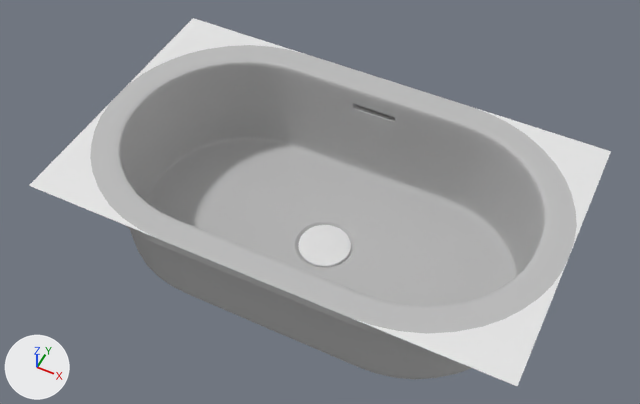
The glTF model public/models-new/SR-14.glb, before and after one commit.
One viewpoint serves both versions: a 50 mm lens placed at (0.288, -0.588, 0.762), pointed at (-0.012, 0.011, 0.013). Every picture has the same lights, and +X, +Y and +Z are marked at lower left. The first picture is the older version. Where no turn or scale is listed for an object, it has been applied to the vertices.

The scene before the commit, as lines of its bpy script (objects in view):
```python
me_border_001 = bpy.data.meshes.new('border.001')
me_border_001.from_pydata(...)  # 96 vertices, 49 faces; spans x -0.264..0.264, y -0.161..0.16, z 0.168
me_mesh_001 = bpy.data.meshes.new('Mesh.001')
me_mesh_001.from_pydata(...)  # 762 vertices, 1520 faces; spans x -0.0307..0.0308, y -0.0309..0.0309, z -0.0046..0.0
me_mesh_001.materials.append(mat_drain_cap)  # white #e7e7e7
me_mesh_002 = bpy.data.meshes.new('Mesh.002')
me_mesh_002.from_pydata(...)  # 6210 vertices, 12328 faces; spans x -0.264..0.264, y -0.161..0.16, z 0.0..0.168
me_mesh_002.materials.append(mat_sink)  # grey #bcbcbc
ob_border = bpy.data.objects.new('border', me_border_001)
ob_border.location = (0.0, 0.0006, -0.084)
ob_drain_cap = bpy.data.objects.new('drain_cap', me_mesh_001)
ob_drain_cap.location = (0.0, 0.0, -0.0428)
ob_sink = bpy.data.objects.new('sink', me_mesh_002)
ob_sink.location = (0.0, 0.0006, -0.084)
```
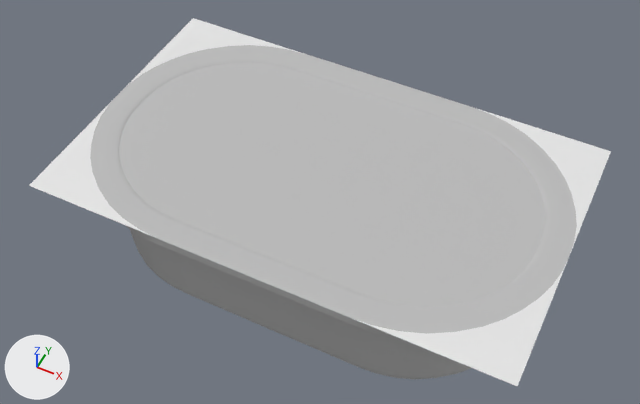
Changed parts and their boxes [x1, y1, x2, y2] in the pictures (640 x 404 px):
'dimension', added
    after: [119, 62, 546, 307]
'sink', unchanged, covered by the edit
    both: [90, 45, 577, 379]
'drain_cap', unchanged, covered by the edit
    before: [298, 225, 351, 267]

Diff of the bpy script that builds the scene:
```diff
--- a/public/models-new/SR-14.glb.py
+++ b/public/models-new/SR-14.glb.py
@@ me_mesh_003 @@
+me_mesh_003.from_pydata(...)  # 64 vertices, 62 faces; spans x -0.234..0.234, y -0.131..0.129, z 0.166
+me_mesh_003.materials.append(mat_sink)  # grey #bcbcbc
@@ ob_dimension @@
+ob_dimension = bpy.data.objects.new('dimension', me_mesh_003)
+ob_dimension.location = (0.0, 0.0006, -0.084)
```
